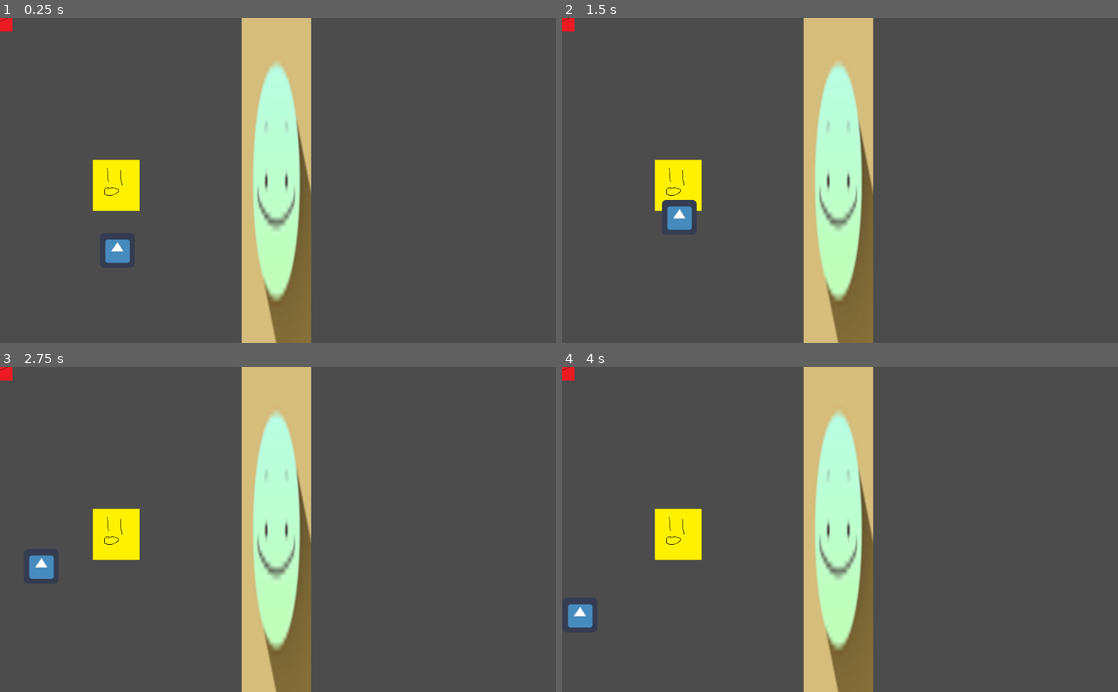
Above: before the commit, frames 1-4 (two rows, left to right).
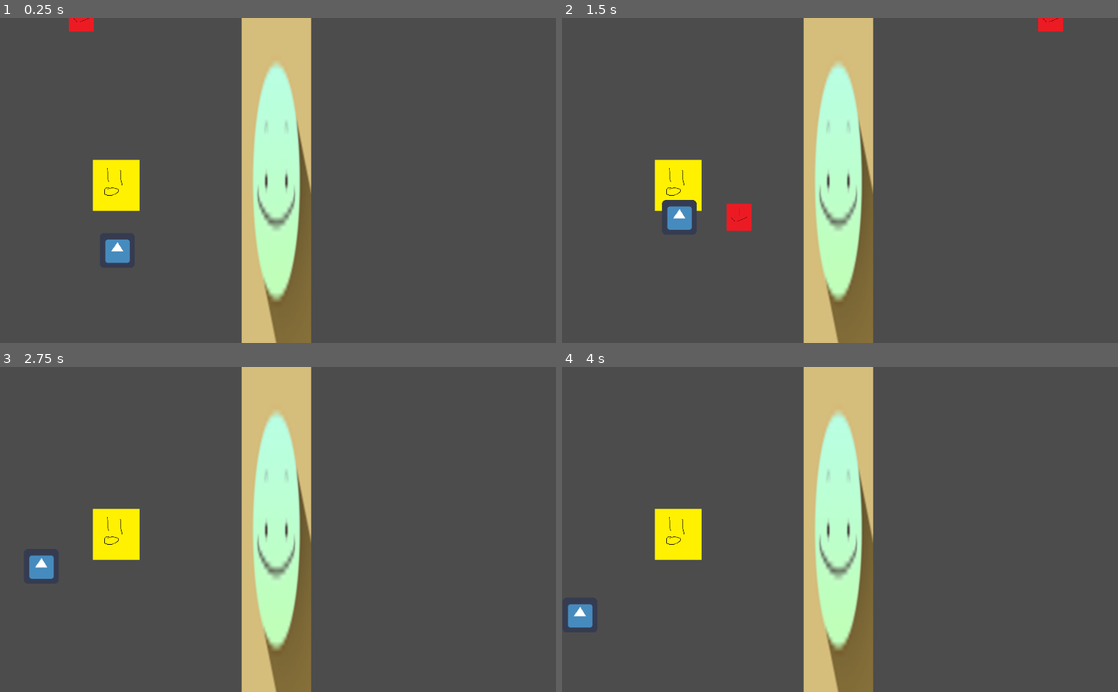
Above: after the commit, the same moments.

Repository: Lucianono/DinerWithMonster
Game: Godot game, scene res://on-site.tscn
The game is run twice, just before and just after one commit, with the same random seed, the same clock (stepped at 60 frames per second) and the same inputs. The engine's default icon, where the game draws it, is replaced by a stand-in: a white triangle on a blue panel in a dark square.
Inputs (mouse positions are in pixels of both pictures, inside the frame that each line leads up to):
- Up to frame 1 (0.25 s): no input
- Up to frame 2 (1.5 s): move the mouse to (812, 245) at 0.52 s; hold Up (ui_up) from 0.53 s (still down); click (812, 245) at 0.67 s; move the mouse to (1006, 229) at 1.27 s; click (1006, 229) at 1.42 s
- Up to frame 3 (2.75 s): move the mouse to (111, 480) at 2.02 s; release Up (ui_up) at 2.03 s; hold Left (ui_left) from 2.03 s (still down); click (111, 480) at 2.17 s
- Up to frame 4 (4 s): move the mouse to (867, 529) at 2.77 s; click (867, 529) at 2.92 s; tap Enter at 3.5 s; move the mouse to (756, 448) at 3.52 s; release Left (ui_left) at 3.53 s; hold Down (ui_down) from 3.53 s (still down); click (756, 448) at 3.67 s

The runs differ from the first frame. In frame 1, 0.3% of the frame differs, in the area x 0-17%, y 0-5%; in frame 2, 0.7%, in the area x 0-91%, y 0-66%; in frame 3, 0.1%; in frame 4, 0.1%.

Commit message:
added shooting system

Diff:
--- a/ingredient-entity.gd
+++ b/ingredient-entity.gd
@@ -6,6 +6,7 @@
 func _ready():
 	print(get_node("/root/Node2D/Caldo-player").get_position())
 	pass
+
 
 func initIngrName(ingr_name):
 	global_ingr_name = ingr_name
@@ -21,11 +22,13 @@
 
 func _process(_delta):
 	if isPlayerHolding:
-		set_position(get_node("/root/Node2D/Caldo-player").get_position()+Vector2(50,0))
+		set_position(get_node("/root/Node2D/Caldo-player").get_position()+Vector2(70,0))
+	else :
+		set_position(position + Vector2(10,0))
 
 func _unhandled_input(event):
 	if event is InputEventMouseButton:
 		if event.button_index == BUTTON_LEFT && isPlayerHolding:
 			if event.pressed:
-				print("Left button was clicked at ", event.position)
-				queue_free()
+				print("ingr freed ", event.position)
+				isPlayerHolding = false
--- a/on-site.gd
+++ b/on-site.gd
@@ -4,6 +4,8 @@
 onready var ingr = preload("res://ingredient-entity.tscn")
 onready var coop = preload("res://egg-coop.tscn")
 var coop_position
+
+var ingr_ent
 
 func _ready():
 	coop_position = get_node("Coop").get_position()
@@ -13,11 +15,9 @@
 
 
 func _on_Coop_coop_entered():
-	var ingr_ent = ingr.instance()
-	ingr_ent.initIngrName("egg")
-	if ingr_ent.getIngrName() == "egg":
-		print("this is egg")
-		pass
-	call_deferred("add_child",ingr_ent)
-	ingr_ent.set_position(coop_position + Vector2(20,50))
+	if !is_instance_valid(ingr_ent):
+		ingr_ent = ingr.instance()
+		ingr_ent.initIngrName("egg")
+		call_deferred("add_child",ingr_ent)
+		ingr_ent.set_position(coop_position + Vector2(20,50))
 	print("caldo_entered")
